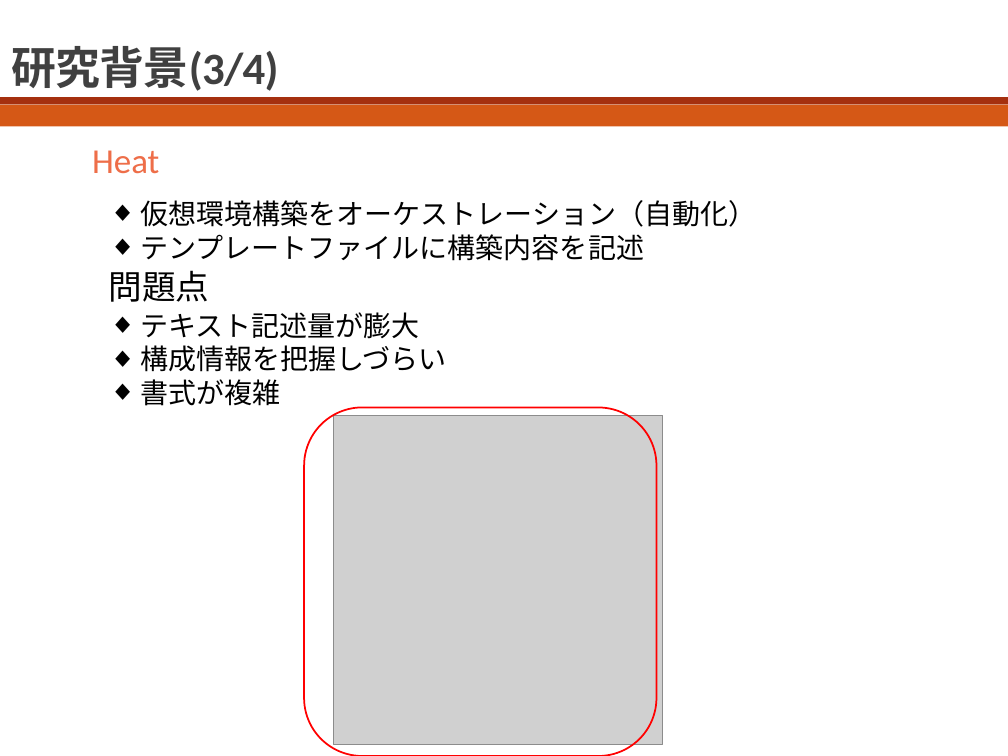
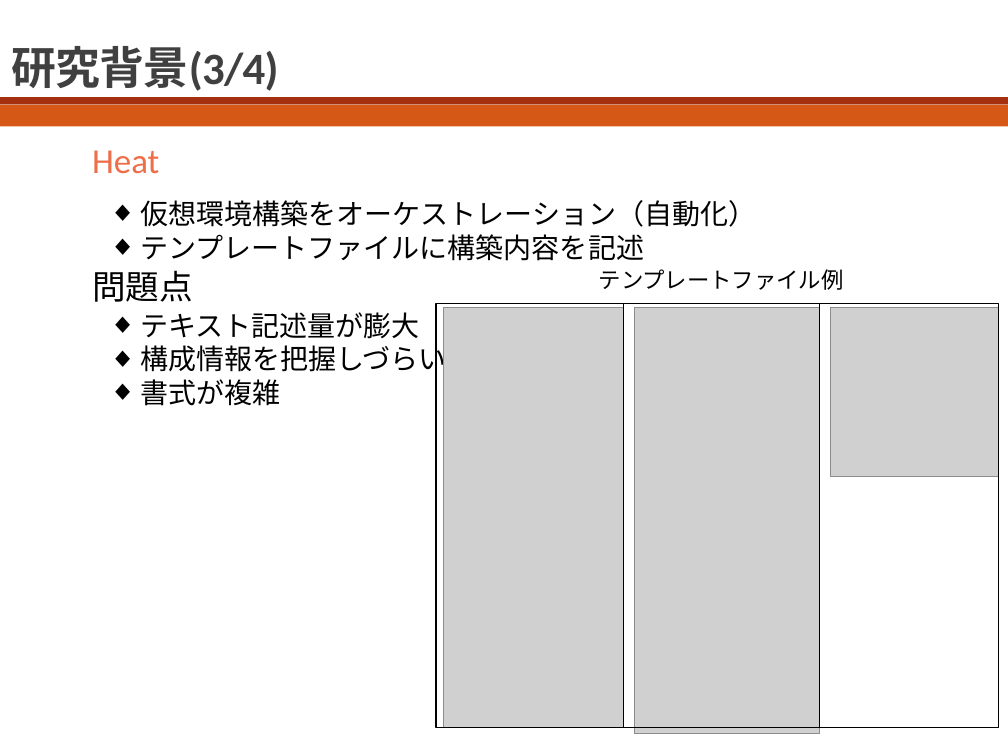
Before and after one commit to bokuhide/GUIToolCreate, a slide deck: slide 4 of 卒業論文本体/発表用スライド.pptx. Drawn at 1008x756 pixels with LibreOffice and Linux fonts; fonts in the diff are those of the drawing; grey boxes stand for pictures. Boxes give left, top, right and bottom in pixels: in the first picture for what was removed or moved away, otherwise in the second. Text is boxed around its words. In the diff, an @@ line names an element or a change of style, - is before the commit and + after.

```diff
--- a/卒業論文本体/発表用スライド.pptx
+++ b/卒業論文本体/発表用スライド.pptx
@@ text "問題点": place and size @@
-text "問題点" at (109, 270, 210, 302)
+text "問題点" at (92, 270, 193, 302)
@@ text added at (599, 269, 844, 290), 16 pt, text #000000 @@
+テンプレートファイル例
@@ rectangle added at (436, 303, 999, 728), outline #000000 1.25 pt @@
@@ picture added at (444, 307, 623, 728) @@
@@ line added from (623, 303) to (623, 728), #000000 1 pt @@
@@ picture added at (635, 307, 820, 734) @@
@@ line added from (820, 303) to (820, 728), #000000 1 pt @@
@@ picture added at (831, 307, 999, 476) @@
@@ rounded rectangle removed at (304, 407, 657, 756) @@
@@ picture removed at (334, 415, 663, 745) @@
```
Also in this commit, not shown: 9 other slides changed, 1 slide added, 17 other files.
